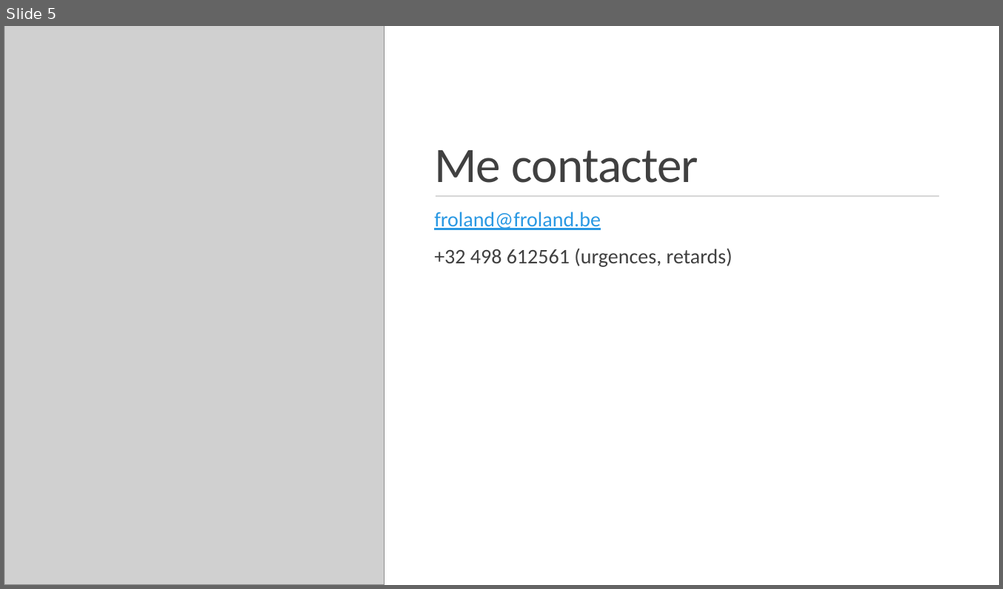
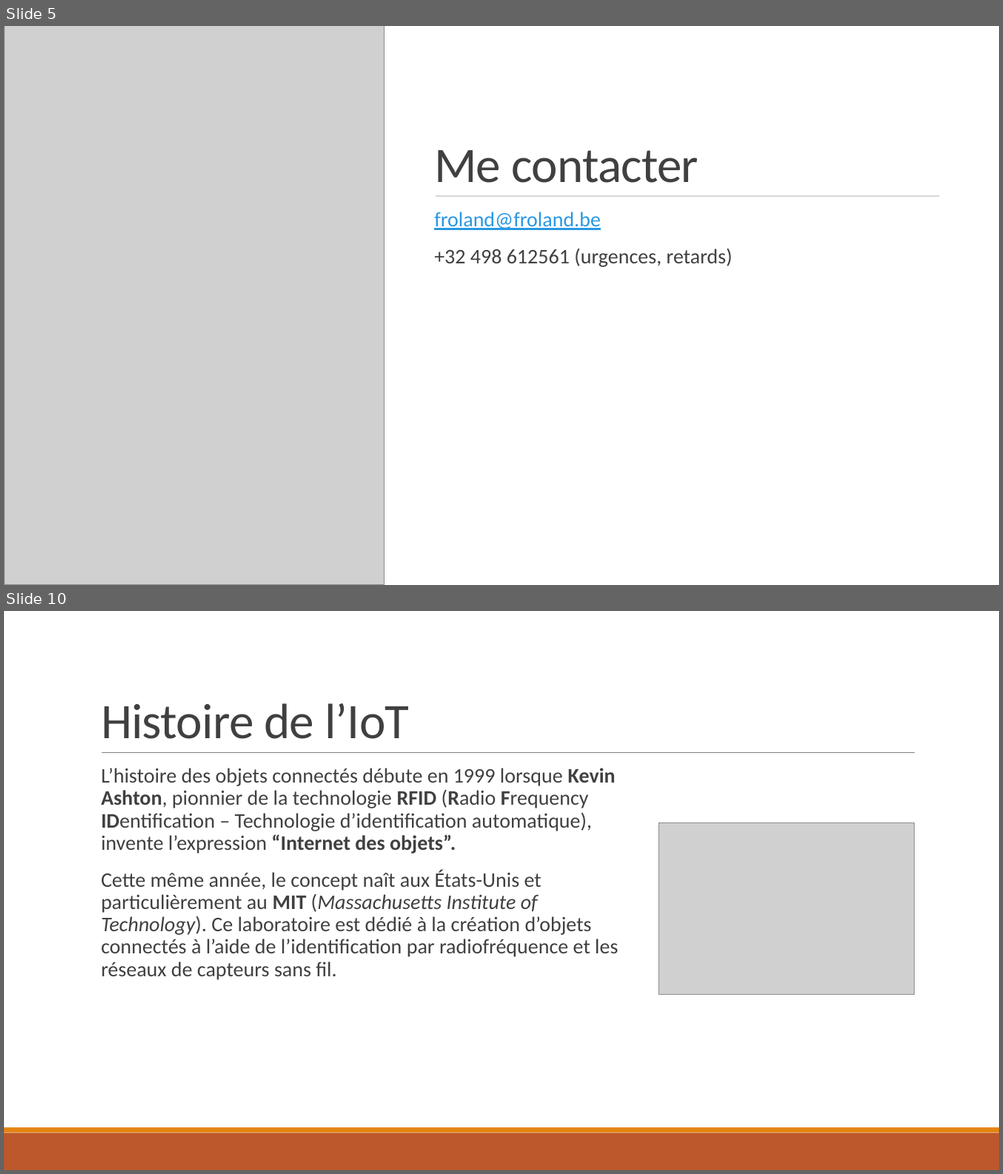
Before and after one commit to froland/cursus-iot-3days, a slide deck: Objets connectés.pptx. Shown one above the other, each under a label of ours: slide 5 before the commit, slides 5 and 10 after it; the slides between them are not shown. The pictures are 1003x589 and 1003x1174 pixels, drawn with LibreOffice and Linux fonts; fonts in the diff are those of the drawing; grey boxes stand for pictures. Boxes give left, top, right and bottom in pixels: in the first picture for what was removed or moved away, otherwise in the second. Text is boxed around its words. In the diff, an @@ line names an element or a change of style, - is before the commit and + after.

```diff
--- a/Objets connectés.pptx
+++ b/Objets connectés.pptx
@@ slide 10 added at (4,611,999,1170), background #FFFFFF; not listed: 2 template elements that a slide beside it also shows @@
@@ title added at (101,703,409,739), 48 pt, text #404040 @@
+Histoire de l’IoT
@@ line added from (102, 753) to (915, 753), #808080 0.5 pt @@
@@ text added at (101,768,617,980), 20 pt, text #404040 @@
+  L’histoire des objets connectés débute en 1999 lorsque Kevin Ashton, pionnier de la technologie RFID (Radio Frequency IDentification – Technologie d’identification automatique), invente l’expression “Internet des objets”.
+  Cette même année, le concept naît aux États-Unis et particulièrement au MIT (Massachusetts Institute of Technology). Ce laboratoire est dédié à la création d’objets connectés à l’aide de l’identification par radiofréquence et les réseaux de capteurs sans fil.
@@ picture added at (658,823,914,994) @@
```
Also in this commit, not shown: 1 slide changed, 16 other slides added, 2 other files.
